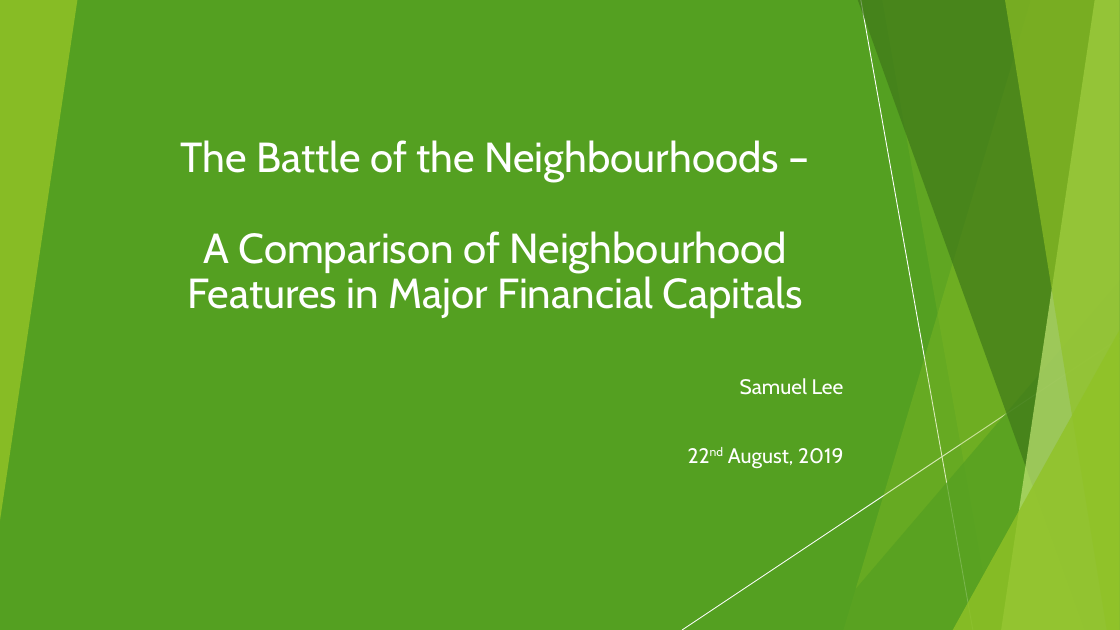
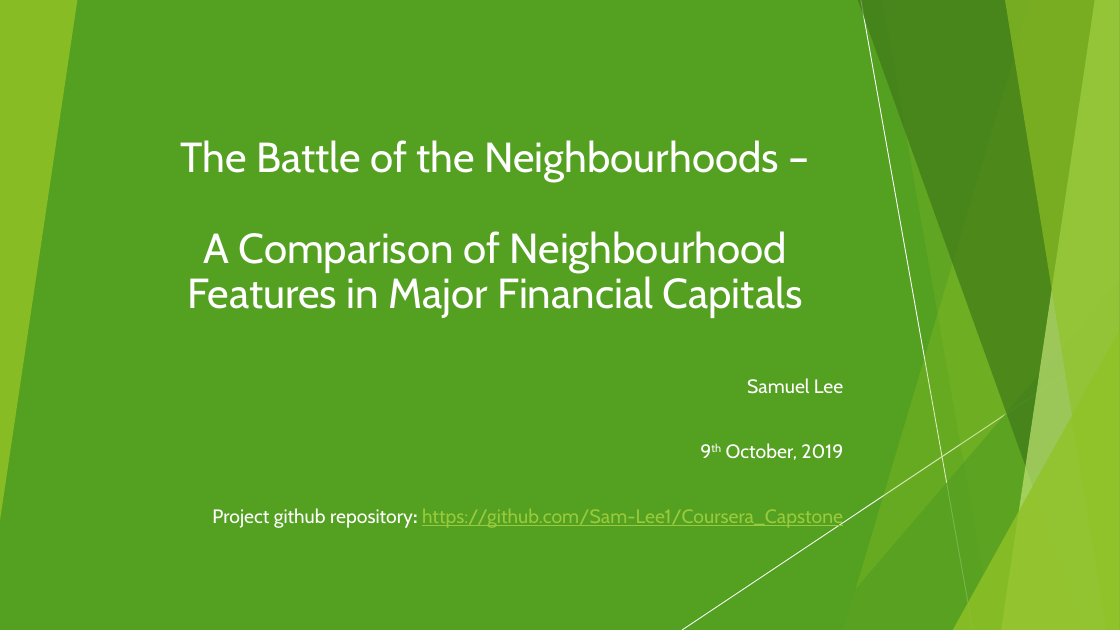
Before and after one commit to Sam-Lee1/Applied-Data-Science-Capstone-Project, a slide deck: slide 1 of Applied Data Science Capstone - The Battle of the Neighbourhoods - Presentation.pptx. Drawn at 1120x630 pixels with LibreOffice and Linux fonts; fonts in the diff are those of the drawing. Boxes give left, top, right and bottom in pixels: in the first picture for what was removed or moved away, otherwise in the second. Text is boxed around its words. In the diff, an @@ line names an element or a change of style, - is before the commit and + after.

Commit message:
Update presentation and create report

```diff
--- a/Applied Data Science Capstone - The Battle of the Neighbourhoods - Presentation.pptx
+++ b/Applied Data Science Capstone - The Battle of the Neighbourhoods - Presentation.pptx
@@ subtitle at box(747, 378, 843, 394): size 18 to 16.6 pt in "Samuel Lee" @@
@@ subtitle at box(212, 443, 843, 529): text changed; size 18 to 16.6 pt; text colour #FFFFFF to #99CA3C @@
-22nd August, 2019
+9th October, 2019
+Project github repository: https://github.com/Sam-Lee1/Coursera_Capstone
```
Also in this commit, not shown: 1 other file.
